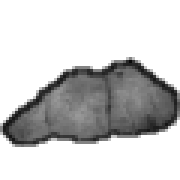
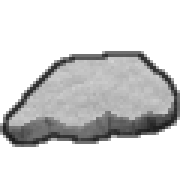
Comparing the layer stacks of the two 180x180 images. Changes:
added layer "snow line" above "snow" over [0, 51, 180, 147]
added layer "snow" above "line" over [3, 54, 180, 132]
hid "line" over [0, 57, 180, 147]
